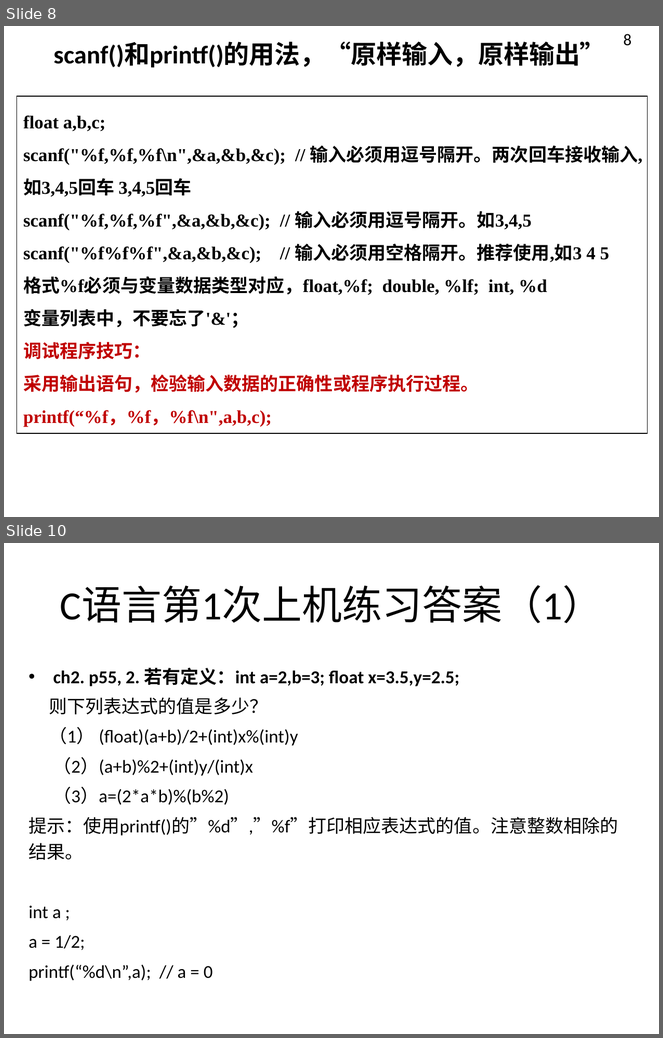
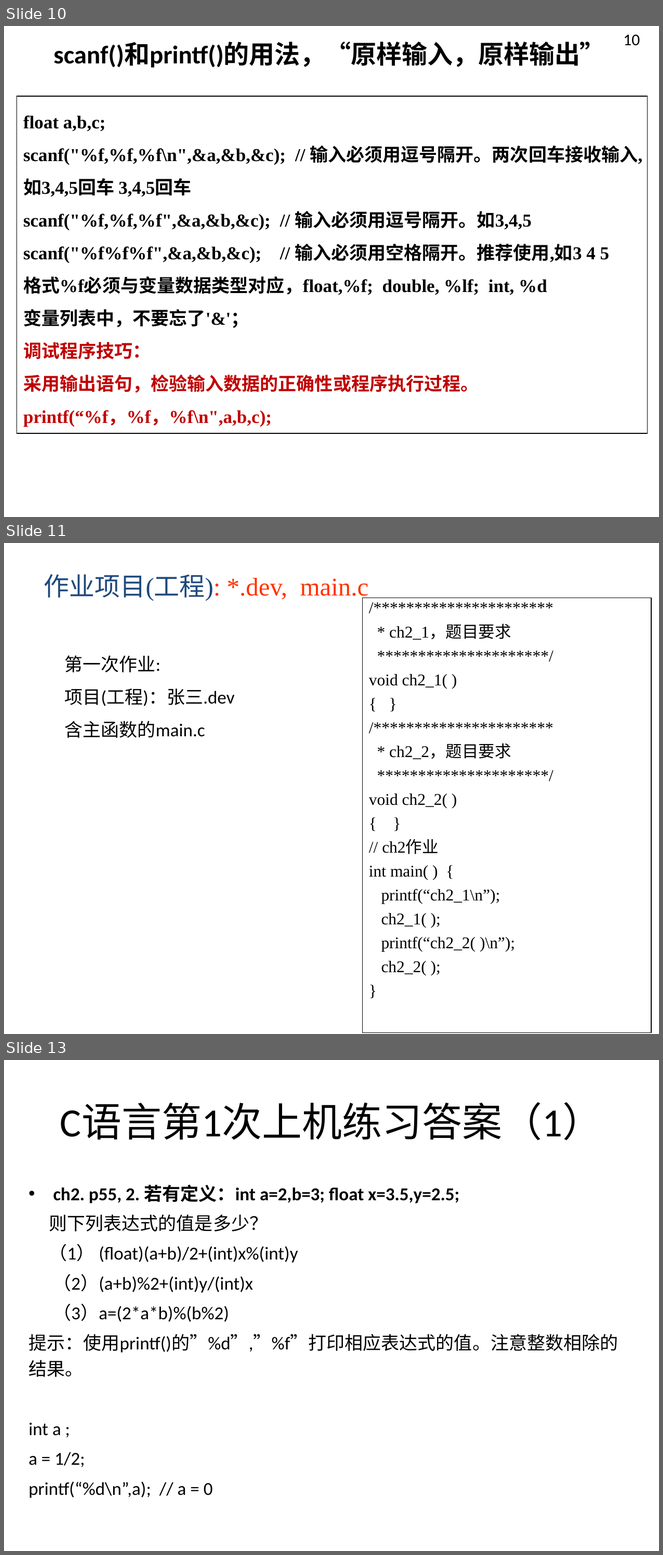
Before and after one commit to jtrfid/C-Repositories, a slide deck: 2016/上机安排.pptx. Shown one above the other, each under a label of ours: slides 8 and 10 before the commit, slides 10, 11 and 13 after it; the slides between them are not shown. The pictures are 663x1038 and 663x1555 pixels, drawn with LibreOffice and Linux fonts; fonts in the diff are those of the drawing. Boxes give left, top, right and bottom in pixels: in the first picture for what was removed or moved away, otherwise in the second. Text is boxed around its words. In the diff, an @@ line names an element or a change of style, - is before the commit and + after.

```diff
--- a/2016/上机安排.pptx
+++ b/2016/上机安排.pptx
@@ slide 11 added at box(4, 543, 659, 1034), background #FFFFFF @@
@@ text added at box(44, 574, 369, 601), 28 pt, text #FF3300 @@
+作业项目(工程): *.dev, main.c
@@ rectangle added at box(362, 598, 651, 1034), outline #000000 0.75 pt, 18 pt, text #000000 @@
+/**********************
+* ch2_1，题目要求
+*********************/
+void ch2_1( )
+{ }
+/**********************
+* ch2_2，题目要求
+*********************/
+void ch2_2( )
+{ }
+// ch2作业
+int main( ) {
+printf(“ch2_1\n”);
+ch2_1( );
+printf(“ch2_2( )\n”);
+ch2_2( );
+}
@@ text added at box(65, 655, 235, 738), 20 pt, text #000000 @@
+第一次作业:
+项目(工程)：张三.dev
+含主函数的main.c
@@ what was slide 8 is now slide 10 @@
@@ page number at box(623, 34, 640, 46): text changed @@
-8
+10
@@ what was slide 10 is now slide 13 @@
```
Also in this commit, not shown: 5 slides changed, 2 other slides added, 4 other files.
